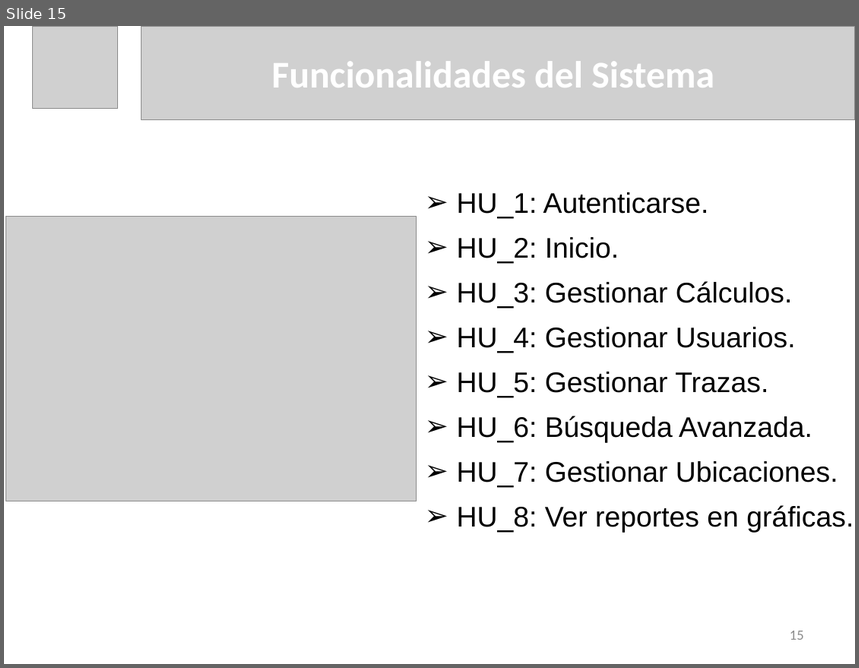
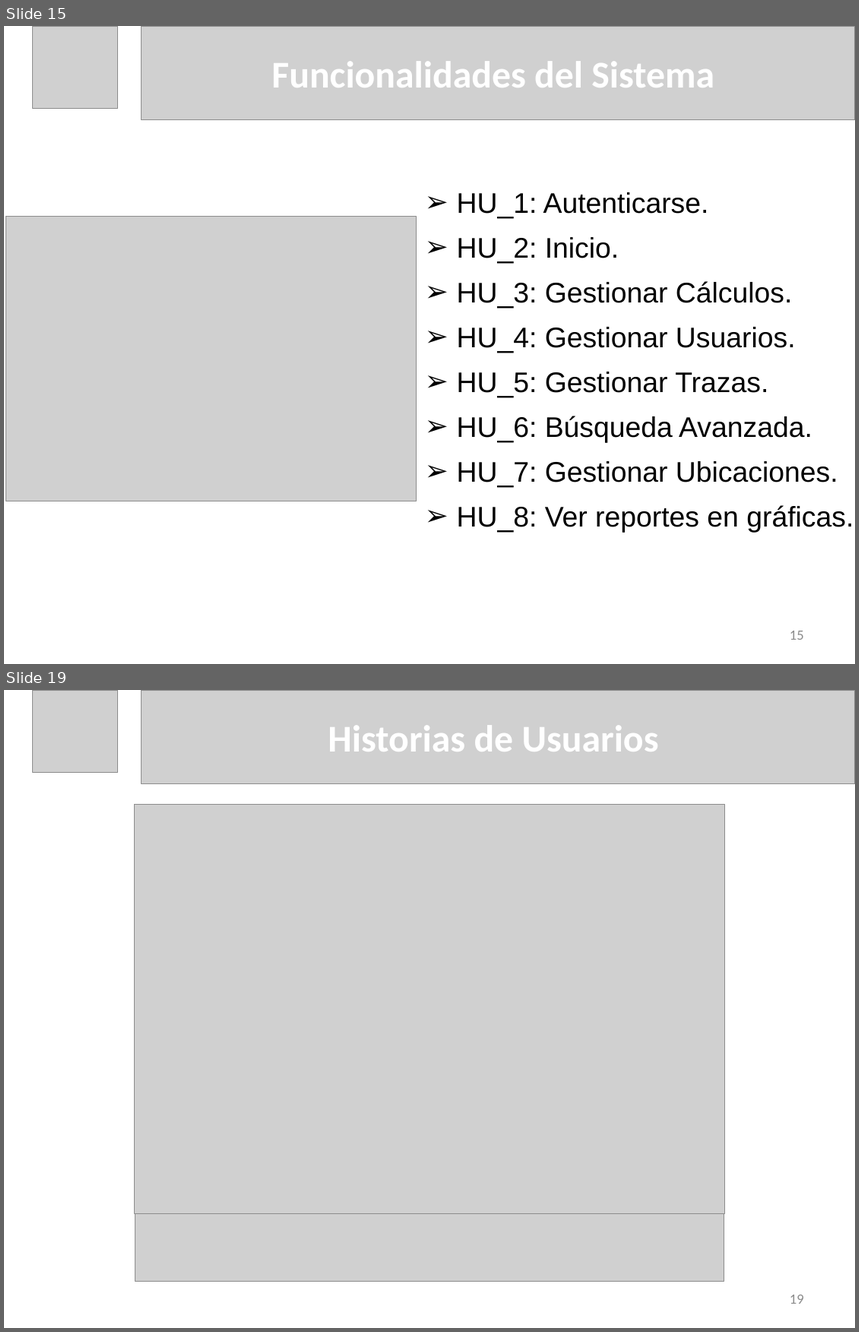
Before and after one commit to dariel-cabrera/MoreCoasts, a slide deck: DOC/Presentacion de Tesis Dariel Cabrera Lopez.pptx. Shown one above the other, each under a label of ours: slide 15 before the commit, slides 15 and 19 after it; the slides between them are not shown. The pictures are 859x668 and 859x1332 pixels, drawn with LibreOffice and Linux fonts; fonts in the diff are those of the drawing; grey boxes stand for pictures. Boxes give left, top, right and bottom in pixels: in the first picture for what was removed or moved away, otherwise in the second. Text is boxed around its words. In the diff, an @@ line names an element or a change of style, - is before the commit and + after.

```diff
--- a/DOC/Presentacion de Tesis Dariel Cabrera Lopez.pptx
+++ b/DOC/Presentacion de Tesis Dariel Cabrera Lopez.pptx
@@ slide 19 added at <box>4,690,855,1328</box>, background #FFFFFF @@
@@ picture added at <box>32,690,118,773</box> @@
@@ picture added at <box>141,690,855,784</box> @@
@@ title added at <box>328,725,659,752</box>, 32 pt, text #FFFFFF, bold @@
+Historias de Usuarios
@@ picture added at <box>134,804,725,1214</box> @@
@@ picture added at <box>135,805,724,1281</box> @@
@@ page number added at <box>790,1295,804,1304</box>, 12 pt, text #8C8C8C @@
+19
```
Also in this commit, not shown: 7 slides changed, 4 other slides added, 26 other files.
